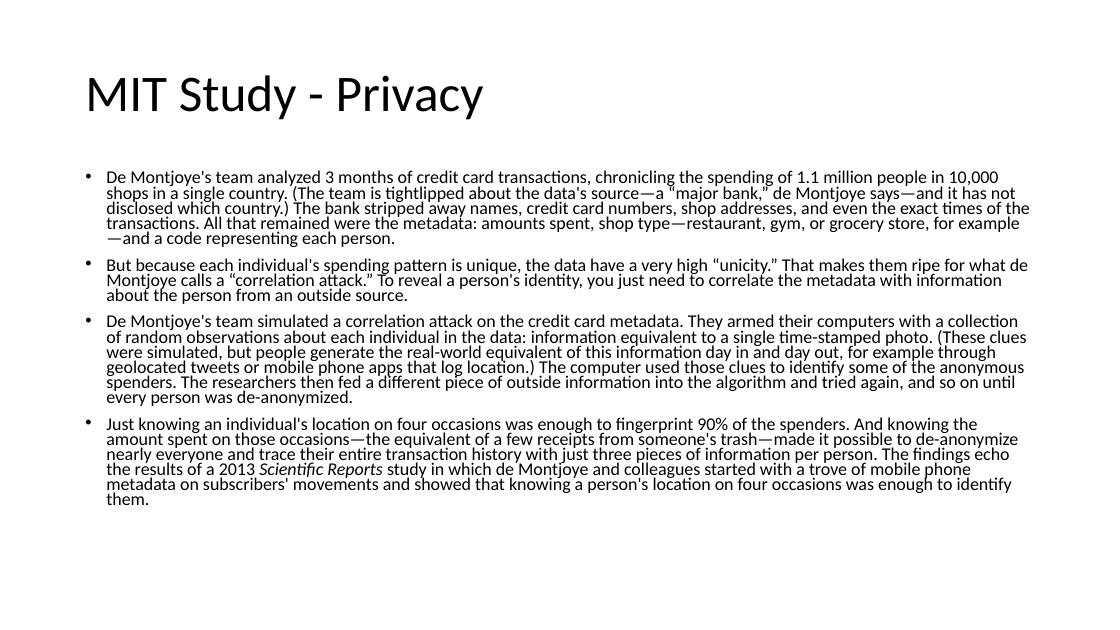
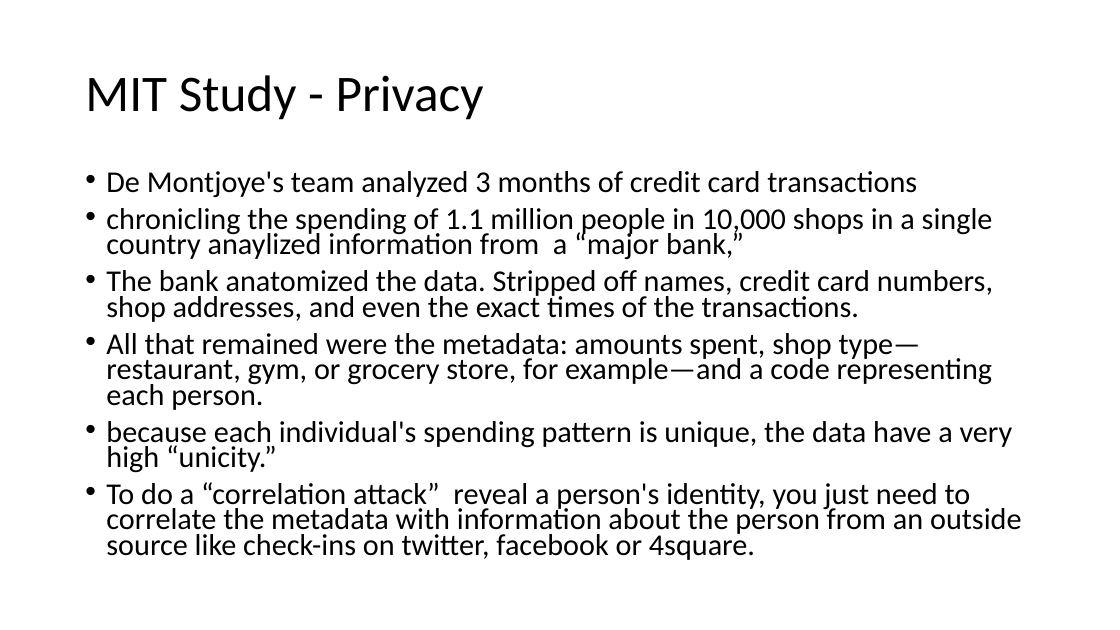
Before and after one commit to deniseygrace/COT-4935-Group-7-Project, a slide deck: slide 15 of Twitter.pptx (slide 13 before the commit). Drawn at 1120x630 pixels with LibreOffice and Linux fonts; fonts in the diff are those of the drawing. Boxes give left, top, right and bottom in pixels: in the first picture for what was removed or moved away, otherwise in the second. Text is boxed around its words. In the diff, an @@ line names an element or a change of style, - is before the commit and + after.

Commit message:
PPT UPDATE

```diff
--- a/Twitter.pptx
+++ b/Twitter.pptx
@@ text at (x1=106, y1=171, x2=1022, y2=560): text changed; size 15.4 to 25.9 pt @@
-• De Montjoye's team analyzed 3 months of credit card transactions, chronicling the spending of 1.1 million people in 10,000 shops in a single country. (The team is tightlipped about the data's source—a “major bank,” de Montjoye says—and it has not disclosed which country.) The bank stripped away names, credit card numbers, shop addresses, and even the exact times of the transactions. All that remained were the metadata: amounts spent, shop type—restaurant, gym, or grocery store, for example—and a code representing each person.
-• But because each individual's spending pattern is unique, the data have a very high “unicity.” That makes them ripe for what de Montjoye calls a “correlation attack.” To reveal a person's identity, you just need to correlate the metadata with information about the person from an outside source.
-• De Montjoye's team simulated a correlation attack on the credit card metadata. They armed their computers with a collection of random observations about each individual in the data: information equivalent to a single time-stamped photo. (These clues were simulated, but people generate the real-world equivalent of this information day in and day out, for example through geolocated tweets or mobile phone apps that log location.) The computer used those clues to identify some of the anonymous spenders. The researchers then fed a different piece of outside information into the algorithm and tried again, and so on until every person was de-anonymized.
-• Just knowing an individual's location on four occasions was enough to fingerprint 90% of the spenders. And knowing the amount spent on those occasions—the equivalent of a few receipts from someone's trash—made it possible to de-anonymize nearly everyone and trace their entire transaction history with just three pieces of information per person. The findings echo the results of a 2013 Scientific Reports study in which de Montjoye and colleagues started with a trove of mobile phone metadata on subscribers' movements and showed that knowing a person's location on four occasions was enough to identify them.
+• De Montjoye's team analyzed 3 months of credit card transactions
+• chronicling the spending of 1.1 million people in 10,000 shops in a single country anaylized information from a “major bank,”
+• The bank anatomized the data. Stripped off names, credit card numbers, shop addresses, and even the exact times of the transactions.
+• All that remained were the metadata: amounts spent, shop type—restaurant, gym, or grocery store, for example—and a code representing each person.
+• because each individual's spending pattern is unique, the data have a very high “unicity.”
+• To do a “correlation attack” reveal a person's identity, you just need to correlate the metadata with information about the person from an outside source like check-ins on twitter, facebook or 4square.
```
Also in this commit, not shown: 8 other slides changed, 4 slides added, 1 slide removed, 29 other files.
